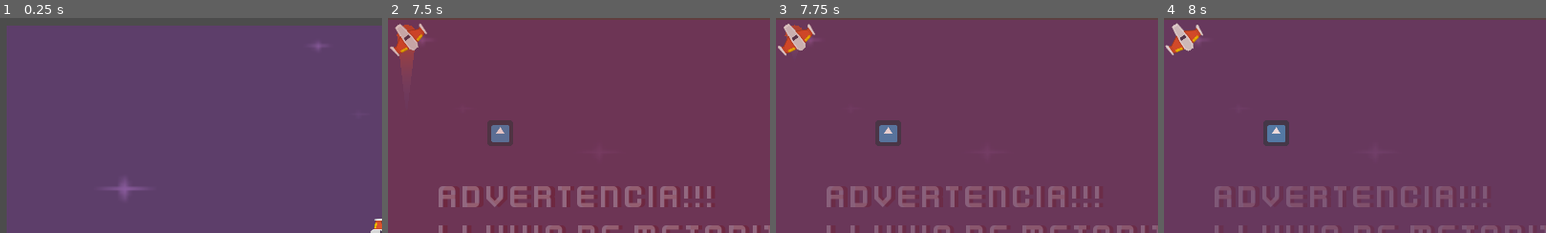
Above: before the commit, frames 1-4 (left to right).
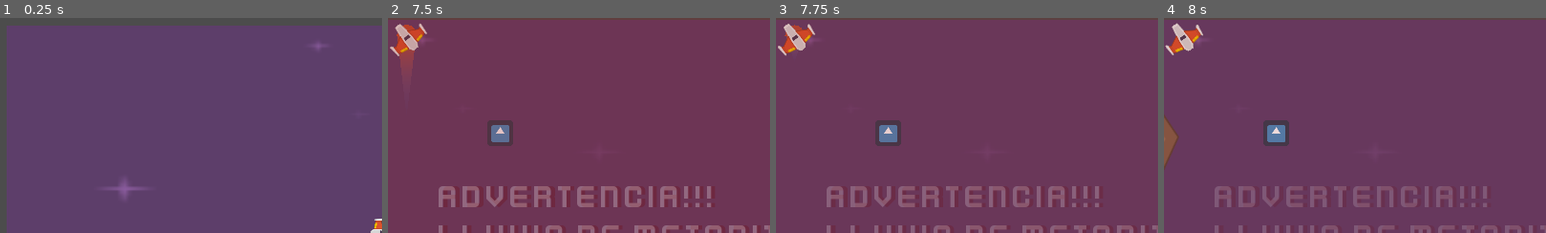
Above: after the commit, the same moments.

Repository: Elunneh/Juego-Meteo
Game: Godot game, scene res://Juego/Niveles/NivelTest.tscn
The game is run twice, just before and just after one commit, with the same random seed, the same clock (stepped at 60 frames per second) and the same inputs. The engine's default icon, where the game draws it, is replaced by a stand-in: a white triangle on a blue panel in a dark square.
Inputs (mouse positions are % of the whole screen's width and height, from its top left):
- Up to frame 1 (0.25 s): no input
- Up to frame 2 (7.5 s): move the mouse to (72, 45) at 0.52 s; press the mouse at (72, 45) at 0.53 s; hold W (mover_adelante) 0.53-1.28 s; tap Mouse wheel up (zoom_acercar, bound only after the commit) at 0.8, 1.35, 3.05, 5.3, 5.85 s; tap Enter at 1.25 s; move the mouse to (30, 55) at 1.27 s; release the mouse at (30, 55) at 1.28 s; hold S (mover_atras) 1.28-2.03 s; tap Mouse wheel down (zoom_alejar, bound only after the commit) at 1.55, 3.8, 6.05 s; move the mouse to (60, 28) at 2.02 s; hold Mouse wheel down (zoom_alejar, bound only after the commit) 2.03-2.78 s; hold W (mover_adelante) 2.03-3.53 s; click (60, 28) at 2.3 s; move the mouse to (45, 70) at 2.77 s; click (45, 70) at 2.85 s; move the mouse to (80, 65) at 3.52 s; hold Right mouse button (disparo_secundario) 3.53-4.28 s; hold S (mover_atras) 3.53-5.78 s; move the mouse to (20, 35) at 4.27 s; tap A (rotar_antihorario) at 4.35 s; click (20, 35) at 4.55 s; move the mouse to (55, 50) at 5.02 s; hold D (rotar_horario) 5.03-5.78 s; move the mouse to (35, 25) at 5.77 s; hold W (mover_adelante) from 5.78 s (still down); move the mouse to (72, 45) at 6.52 s; hold Mouse wheel down (zoom_alejar, bound only after the commit) 6.53-7.28 s; click (72, 45) at 6.8 s; move the mouse to (30, 55) at 7.27 s; click (30, 55) at 7.35 s
- Up to frame 3 (7.75 s): keep holding W (mover_adelante); tap Mouse wheel up (zoom_acercar, bound only after the commit) at 7.55 s
- Up to frame 4 (8 s): keep holding W (mover_adelante)
The pictures show only the part of the screen within x 0-50%, y 0-50%; the shares and areas given below are measured in that part.

Frames 1-3 are identical in both runs. In frame 4, 0.5% of the frame differs, in the area x 0-4%, y 44-71%.

Commit message:
actualizado

Diff:
--- a/Juego/Metetoritos/Meteoritos.gd
+++ b/Juego/Metetoritos/Meteoritos.gd
@@ -13,6 +13,7 @@
 var esta_en_sector: bool = true setget set_esta_en_sector
 var pos_spawn_original: Vector2
 var vel_spawn_original: Vector2
+var esta_destruido: bool = false
 
 ##atributo Onready
 onready var impacto_sfx: AudioStreamPlayer2D = $Impacto_sfx
@@ -69,7 +70,9 @@
 
 func recibir_danio(danio: float)-> void:
 	hitpoints -= danio
-	if hitpoints <= 0:
+	if hitpoints <= 0 and not esta_destruido:
+		esta_destruido = true
+
 		destruir()
 	impacto_sfx.play()
 	animacion_impacto.play("Impacto")
--- a/Juego/Metetoritos/Meteoritos.tscn
+++ b/Juego/Metetoritos/Meteoritos.tscn
@@ -417,6 +417,7 @@
 script = ExtResource( 1 )
 vel_lineal_base = Vector2( 150, 150 )
 vel_ang_base = 3.0
+hitpoints_base = 5.0
 
 [node name="Sprite" type="Sprite" parent="."]
 texture = ExtResource( 2 )
--- a/Juego/Metetoritos/SectorMeteoritos.gd
+++ b/Juego/Metetoritos/SectorMeteoritos.gd
@@ -2,8 +2,9 @@
 extends Node2D
 
 #Atributos Export
-export var cantidad_meteoritos: int = 10
-export var intervalo_spawn: float = 1.2
+export var cantidad_meteoritos: int = 16
+
+export var intervalo_spawn: float = 0.5
 #Atributos
 var spawners:Array
 
@@ -55,17 +56,5 @@
 
 
 
-func _on_DetectorIzquierda_body_entered(body: Node)->void:
+func _on_body_entered(body: Node)->void:
 	body.set_esta_en_sector(false)
-
-
-func _on_DetectorDerecho_body_entered(body: Node)-> void:
-	body.set_esta_en_sector(false)
-
-
-func _on_DetectorSuperior_body_entered(body: Node)-> void:
-	body.set_esta_en_sector(false)
-
-
-func _on_DetectorInferior_body_entered(body)-> void:
-	body.set_esta_en_sector(false)
--- a/Juego/Metetoritos/SectorMeteoritos.tscn
+++ b/Juego/Metetoritos/SectorMeteoritos.tscn
@@ -255,19 +255,19 @@
 
 [node name="MeteoritoSpawner" parent="Spawners" instance=ExtResource( 1 )]
 position = Vector2( -1150, 0 )
-direccion = Vector2( -2, 0 )
+direccion = Vector2( -2, 1 )
 
 [node name="MeteoritoSpawner2" parent="Spawners" instance=ExtResource( 1 )]
 position = Vector2( 1150, 0 )
-direccion = Vector2( 2, 0 )
+direccion = Vector2( -2, 1 )
 
 [node name="MeteoritoSpawner3" parent="Spawners" instance=ExtResource( 1 )]
 position = Vector2( -4, -750 )
-direccion = Vector2( 0, 1 )
+direccion = Vector2( 2, 1 )
 
 [node name="MeteoritoSpawner4" parent="Spawners" instance=ExtResource( 1 )]
 position = Vector2( 0, 750 )
-direccion = Vector2( 1, 0 )
+direccion = Vector2( 2, -1 )
 
 [node name="MeteoritoSpawner5" parent="Spawners" instance=ExtResource( 1 )]
 position = Vector2( -1150, -750 )
@@ -359,8 +359,4 @@
 stream = ExtResource( 3 )
 volume_db = -37.144
 bus = "SFX"
-[connection signal="body_entered" from="DetectorFueraZona/DetectorIzquierda" to="." method="_on_DetectorIzquierda_body_entered"]
-[connection signal="body_entered" from="DetectorFueraZona/DetectorDerecho" to="." method="_on_DetectorDerecho_body_entered"]
-[connection signal="body_entered" from="DetectorFueraZona/DetectorSuperior" to="." method="_on_DetectorSuperior_body_entered"]
-[connection signal="body_entered" from="DetectorFueraZona/DetectorInferior" to="." method="_on_DetectorInferior_body_entered"]
 [connection signal="timeout" from="SpawnTimer" to="." method="_on_SpawnTimer_timeout"]
--- /dev/null
+++ b/Juego/Naves/Player/CamaraPlayer.gd
@@ -0,0 +1,34 @@
+class_name CamaraPlayer
+extends CamaraJuego
+
+##  variable export
+export var variacion_zoom: float = 0.1
+export var zoom_minimo: float =  0.8
+export var zoom_maximo: float = 1.5
+
+
+
+
+
+
+
+##Metodos
+
+
+
+func _unhandled_input(event: InputEvent)->void:
+	if event.is_action_pressed("zoom_acercar"):
+		controlar_zoom(-variacion_zoom)
+	elif event.is_action_pressed("zoom_alejar"):
+		controlar_zoom(variacion_zoom)
+
+## metodos customs
+
+
+
+
+
+func controlar_zoom(mod_zoom: float)-> void:
+	var zoom_x = clamp(zoom.x + mod_zoom, zoom_minimo, zoom_maximo)
+	var zoom_y = clamp(zoom.y + mod_zoom, zoom_minimo, zoom_maximo)
+	zoom_suavisado (zoom.x, zoom.y,0.15 )
--- a/Juego/Naves/Player/Player.gd
+++ b/Juego/Naves/Player/Player.gd
@@ -120,7 +120,7 @@
 		canion.set_esta_disparando(true)
 	if Input. is_action_just_released("disparo_principal"):
 		canion.set_esta_disparando(false)
-		print("estoy disparando mama")
+
 
 
 ## Destruccion
--- a/Juego/Naves/Player/Player.tscn
+++ b/Juego/Naves/Player/Player.tscn
@@ -10,6 +10,7 @@
 [ext_resource path="res://Juego/Naves/Player/Sonidos/impacto.ogg" type="AudioStream" id=8]
 [ext_resource path="res://Juego/Naves/Player/Escudo/Escudo.tscn" type="PackedScene" id=9]
 [ext_resource path="res://Juego/Proyectiles/ProyectilPlayer.tscn" type="PackedScene" id=10]
+[ext_resource path="res://Juego/Naves/Player/CamaraPlayer.gd" type="Script" id=11]
 
 [sub_resource type="CircleShape2D" id=1]
 radius = 37.0115
@@ -107,6 +108,9 @@
 
 [node name="CamaraPlayer" type="Camera2D" parent="."]
 current = true
+script = ExtResource( 11 )
+
+[node name="TweenZoom" type="Tween" parent="CamaraPlayer"]
 [connection signal="body_entered" from="." to="." method="_on_body_entered"]
 [connection signal="animation_finished" from="AnimationPlayer" to="." method="_on_AnimationPlayer_animation_finished"]
 
--- /dev/null
+++ b/Juego/Niveles/CamaraJuego.gd
@@ -0,0 +1,39 @@
+class_name CamaraJuego
+
+extends Camera2D
+
+
+## Atributos
+var zoom_original: Vector2
+var puede_hacer_zoom:bool=  true setget set_puede_hacer_zoom
+
+##variable Onready
+onready var tween_zoom: Tween = $TweenZoom
+
+
+
+##setters and getters
+func set_puede_hacer_zoom(puede:bool)->void:
+	puede_hacer_zoom = puede
+
+
+##Metodos
+
+func _ready()->void:
+	zoom_original = zoom
+
+
+
+## metodos customs
+
+func devolver_zoom_original()->void:
+	puede_hacer_zoom = false
+	zoom_suavisado(zoom_original.x,zoom_original.y, 1.5 )
+
+
+
+
+
+func zoom_suavisado(nuevo_zoom_x: float, nuevo_zoom_y: float, tiempo_transicion: float)-> void:
+	tween_zoom.interpolate_property(self, "zoom", zoom, Vector2(nuevo_zoom_x, nuevo_zoom_y), tiempo_transicion, Tween.TRANS_LINEAR, Tween.EASE_IN_OUT)
+	tween_zoom.start()
--- /dev/null
+++ b/Juego/Niveles/CamaraJuego/CamaraJuego.gd
@@ -0,0 +1 @@
+extends "res://Juego/Naves/Player/CamaraPlayer.gd"
--- /dev/null
+++ b/Juego/Niveles/CamaraNivel.gd
@@ -0,0 +1,2 @@
+class_name CamaraNivel
+extends CamaraJuego
--- a/Juego/Niveles/Nivel.gd
+++ b/Juego/Niveles/Nivel.gd
@@ -68,17 +68,27 @@
 	var new_sector_meteoritos: SectorMeteoritos = sector_meteoritos.instance()
 	new_sector_meteoritos.crear (centro_camara, numero_peligros)
 	camara_nivel.global_position = centro_camara
+
 	contenedor_sector_meteoritos.add_child(new_sector_meteoritos)
-	transicion_camaras($Player/CamaraPlayer.global_position, camara_nivel.global_position, camara_nivel)
+	camara_nivel.zoom = $Player/CamaraPlayer.zoom
+
+	camara_nivel.devolver_zoom_original()
+	transicion_camaras($Player/CamaraPlayer.global_position, camara_nivel.global_position, camara_nivel, tiempo_transicion_camara)
 
 func controlar_meteoritos_restantes()->void:
 	meteoritos_totales -= 1
 	print(meteoritos_totales)
 	if meteoritos_totales == 0:
-		transicion_camaras(camara_nivel.global_position,$Player/CamaraPlayer.global_position, $Player/CamaraPlayer)
+		contenedor_sector_meteoritos.get_child(0).queue_free()
+		$Player/CamaraPlayer.set_puede_hacer_zoom(true)
+		var zoom_actual = $Player/CamaraPlayer.zoom
+		$Player/CamaraPlayer.zoom = camara_nivel.zoom
+		$Player/CamaraPlayer.zoom_suavisado(zoom_actual.x, zoom_actual.y,1.0 )
 
-func transicion_camaras(desde: Vector2, hasta: Vector2, camara_actual: Camera2D)->void:
-	$TweenCamara.interpolate_property(camara_actual,"global_position", desde, hasta, tiempo_transicion_camara,Tween.TRANS_LINEAR, Tween.EASE_IN_OUT  )
+		transicion_camaras(camara_nivel.global_position,$Player/CamaraPlayer.global_position, $Player/CamaraPlayer, tiempo_transicion_camara * 0.10)
+
+func transicion_camaras(desde: Vector2, hasta: Vector2, camara_actual: Camera2D, tiempo_transicion:float)->void:
+	$TweenCamara.interpolate_property(camara_actual,"global_position", desde, hasta, tiempo_transicion,Tween.TRANS_LINEAR, Tween.EASE_IN_OUT  )
 	camara_actual.current = true
 	$TweenCamara.start()
 
@@ -103,3 +113,9 @@
 	add_child(new_explosion)
 
 	controlar_meteoritos_restantes()
+
+
+
+func _on_TweenCamara_tween_completed(object: Object, _key: NodePath )->void:
+	if object.name == "CamaraPlayer":
+		object.global_position = $Player.global_position
--- a/Juego/Niveles/NivelTest.tscn
+++ b/Juego/Niveles/NivelTest.tscn
@@ -10,6 +10,7 @@
 [ext_resource path="res://Juego/Niveles/Fondos/violeta.png" type="Texture" id=8]
 [ext_resource path="res://Juego/Metetoritos/SectorMeteoritos.tscn" type="PackedScene" id=9]
 [ext_resource path="res://icon.png" type="Texture" id=10]
+[ext_resource path="res://Juego/Niveles/CamaraNivel.gd" type="Script" id=11]
 
 [node name="NivelTest" type="Node2D"]
 script = ExtResource( 3 )
@@ -36,9 +37,13 @@
 tipo_peligro = "Meteorito"
 
 [node name="CamaraNivel" type="Camera2D" parent="."]
+script = ExtResource( 11 )
+
+[node name="TweenZoom" type="Tween" parent="CamaraNivel"]
 
 [node name="TweenCamara" type="Tween" parent="."]
 
 [node name="icon" type="Sprite" parent="."]
 position = Vector2( 909.333, 239.336 )
 texture = ExtResource( 10 )
+[connection signal="tween_completed" from="TweenCamara" to="." method="_on_TweenCamara_tween_completed"]
--- a/Juego/Peligros/SectorDePeligro.gd
+++ b/Juego/Peligros/SectorDePeligro.gd
@@ -3,7 +3,7 @@
 
 ##Atributo Export
 export (String, "vacio", "Meteorito", "Enemigo" ) var tipo_peligro
-export var numero_peligros: int = 10
+export var numero_peligros: int = 1
 
 ##Señales
 
--- a/Juego/Proyectiles/Canion.tscn
+++ b/Juego/Proyectiles/Canion.tscn
@@ -11,6 +11,7 @@
 proyectil = ExtResource( 2 )
 cadencia_disparo = 0.25
 velocidad_proyectil = 1600
+danio_proyectil = 5
 
 [node name="PuntoIzquierdo" type="Position2D" parent="."]
 
--- a/project.godot
+++ b/project.godot
@@ -14,6 +14,21 @@
 "language": "GDScript",
 "path": "res://Juego/Naves/Enemigos/Area2D.gd"
 }, {
+"base": "Camera2D",
+"class": "CamaraJuego",
+"language": "GDScript",
+"path": "res://Juego/Niveles/CamaraJuego.gd"
+}, {
+"base": "CamaraJuego",
+"class": "CamaraNivel",
+"language": "GDScript",
+"path": "res://Juego/Niveles/CamaraNivel.gd"
+}, {
+"base": "CamaraJuego",
+"class": "CamaraPlayer",
+"language": "GDScript",
+"path": "res://Juego/Naves/Player/CamaraPlayer.gd"
+}, {
 "base": "Node2D",
 "class": "Canion",
 "language": "GDScript",
@@ -86,6 +101,9 @@
 } ]
 _global_script_class_icons={
 "AreaColision": "",
+"CamaraJuego": "",
+"CamaraNivel": "",
+"CamaraPlayer": "",
 "Canion": "",
 "Dummy": "",
 "Escudo": "",
@@ -160,6 +178,16 @@
 "events": [ Object(InputEventMouseButton,"resource_local_to_scene":false,"resource_name":"","device":0,"alt":false,"shi …(212 unchanged characters)…
  ]
 }
+zoom_acercar={
+"deadzone": 0.5,
+"events": [ Object(InputEventMouseButton,"resource_local_to_scene":false,"resource_name":"","device":0,"alt":false,"shift":false,"control":false,"meta":false,"command":false,"button_mask":0,"position":Vector2( 0, 0 ),"global_position":Vector2( 0, 0 ),"factor":1.0,"button_index":4,"pressed":false,"doubleclick":false,"script":null)
+ ]
+}
+zoom_alejar={
+"deadzone": 0.5,
+"events": [ Object(InputEventMouseButton,"resource_local_to_scene":false,"resource_name":"","device":0,"alt":false,"shift":false,"control":false,"meta":false,"command":false,"button_mask":0,"position":Vector2( 0, 0 ),"global_position":Vector2( 0, 0 ),"factor":1.0,"button_index":5,"pressed":false,"doubleclick":false,"script":null)
+ ]
+}
 
 [layer_names]
 
Not shown: 1 places in Juego/Naves/Player/Player.tscn that only renumber resources
Not shown: 1 places in Juego/Niveles/NivelTest.tscn that only renumber resources
